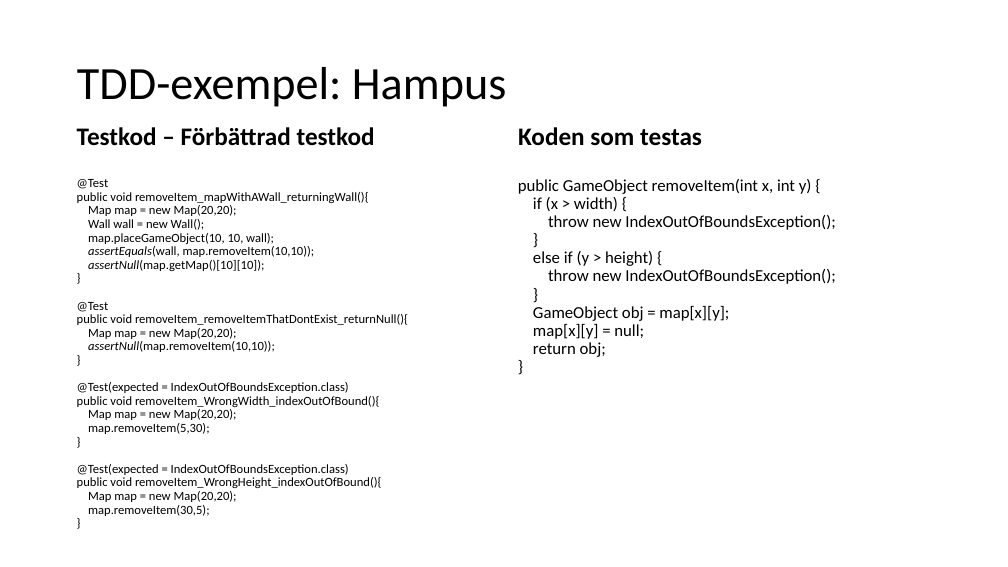
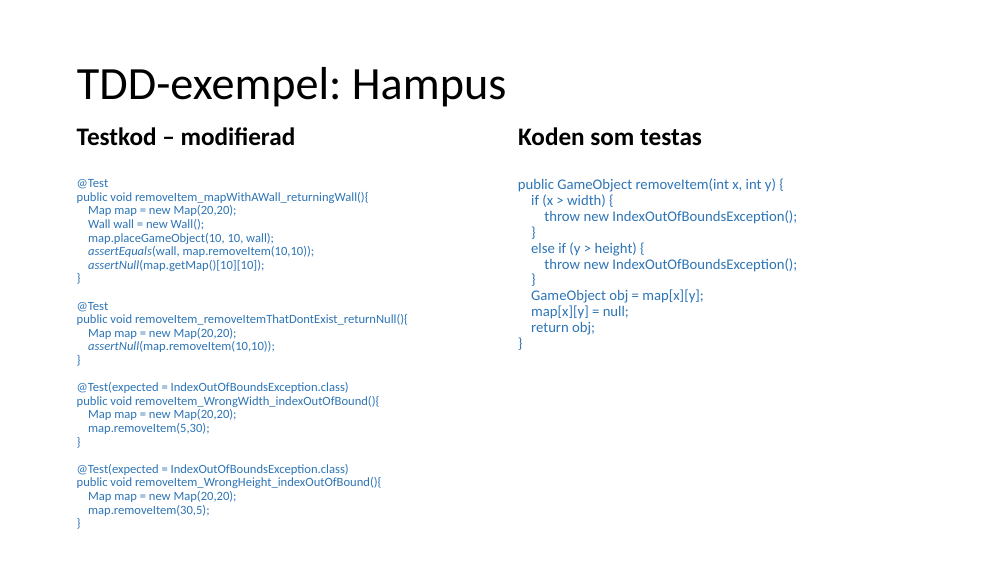
Before and after one commit to hampusidstam/InteGame, a slide deck: slide 11 of docs/Slutredovisning_grp5_v8.pptx. Drawn at 1008x567 pixels with LibreOffice and Linux fonts; fonts in the diff are those of the drawing. Boxes give left, top, right and bottom in pixels: in the first picture for what was removed or moved away, otherwise in the second. Text is boxed around its words. In the diff, an @@ line names an element or a change of style, - is before the commit and + after.

```diff
--- a/docs/Slutredovisning_grp5_v8.pptx
+++ b/docs/Slutredovisning_grp5_v8.pptx
@@ text at bbox=[77, 127, 296, 146]: text changed @@
-Testkod – Förbättrad testkod
+Testkod – modifierad
@@ text "@Test public void removeItem_mapWithAWall_returningWall(){ M ..." at bbox=[77, 179, 408, 516]: text colour #000000 to #2E75B6 @@
@@ text "public GameObject removeItem(int x, int ..." at bbox=[518, 178, 797, 335]: size 16 to 14 pt, text colour #000000 to #2E75B6 @@
```
Also in this commit, not shown: 19 other slides changed, 2 slides added, 5 slides removed.
